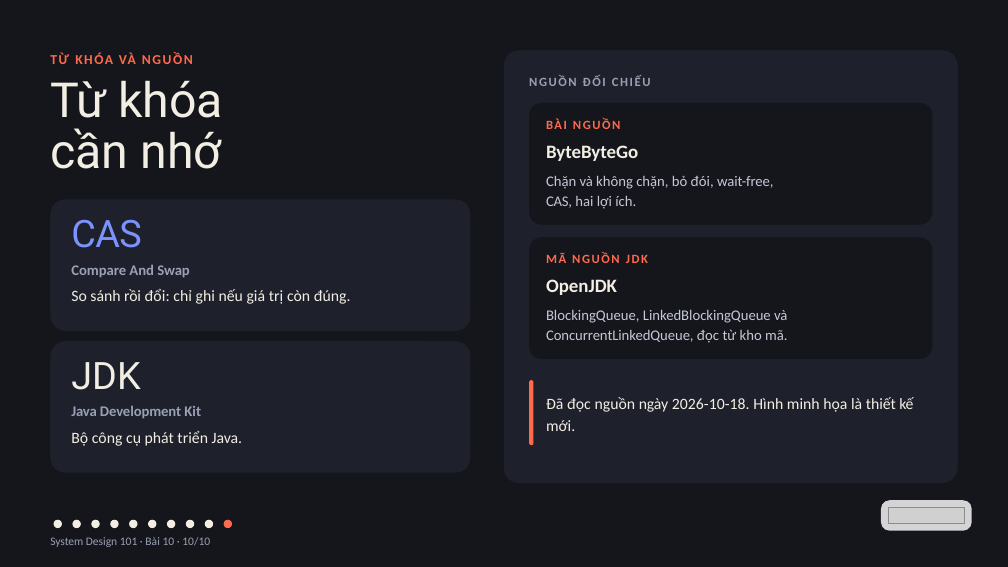
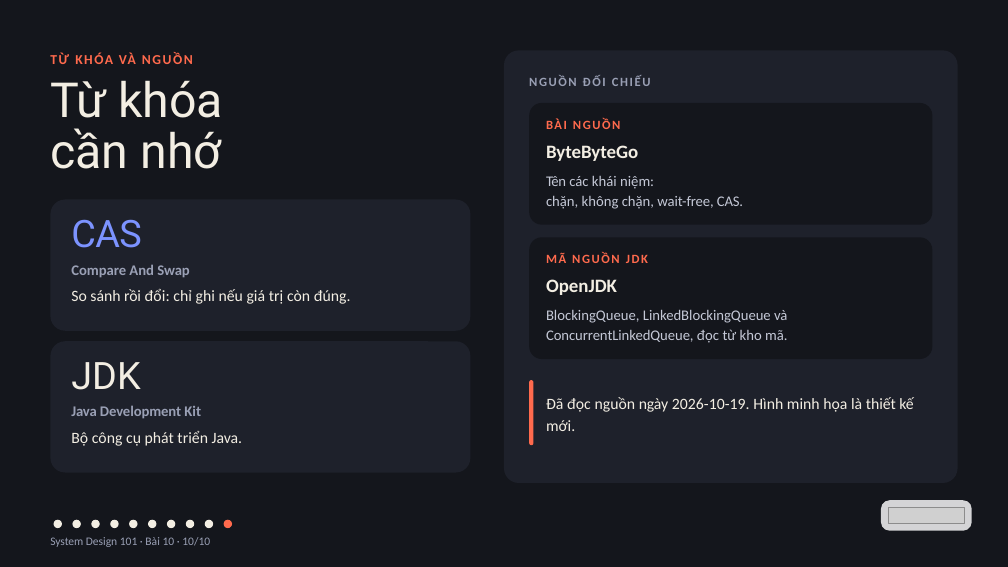
Before and after one commit to vohoailinh90/tool-marketing-studio, a slide deck: slide 10 of system-design-101/vi/lessons/sd-10-010/slides/sd-10-010.pptx. Drawn at 1008x567 pixels with LibreOffice and Linux fonts; fonts in the diff are those of the drawing; grey boxes stand for pictures. Boxes give left, top, right and bottom in pixels: in the first picture for what was removed or moved away, otherwise in the second. Text is boxed around its words. In the diff, an @@ line names an element or a change of style, - is before the commit and + after.

```diff
--- a/system-design-101/vi/lessons/sd-10-010/slides/sd-10-010.pptx
+++ b/system-design-101/vi/lessons/sd-10-010/slides/sd-10-010.pptx
@@ text at (546, 176, 743, 209): text changed @@
-Chặn và không chặn, bỏ đói, wait-free,
-CAS, hai lợi ích.
+Tên các khái niệm:
+chặn, không chặn, wait-free, CAS.
@@ text at (546, 397, 913, 431): text changed @@
-Đã đọc nguồn ngày 2026-10-18. Hình minh họa là thiết kế mới.
+Đã đọc nguồn ngày 2026-10-19. Hình minh họa là thiết kế mới.
```
Also in this commit, not shown: 9 other slides changed.
